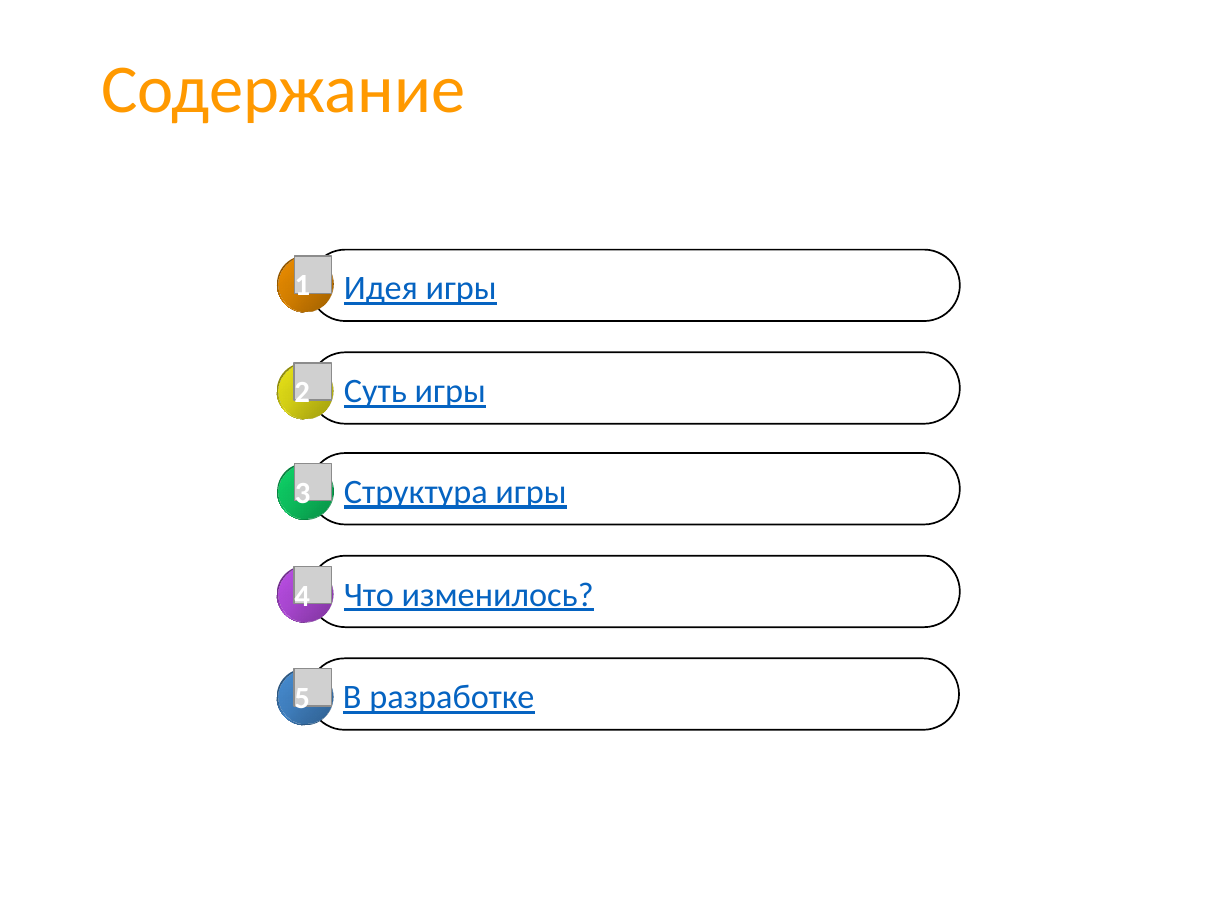
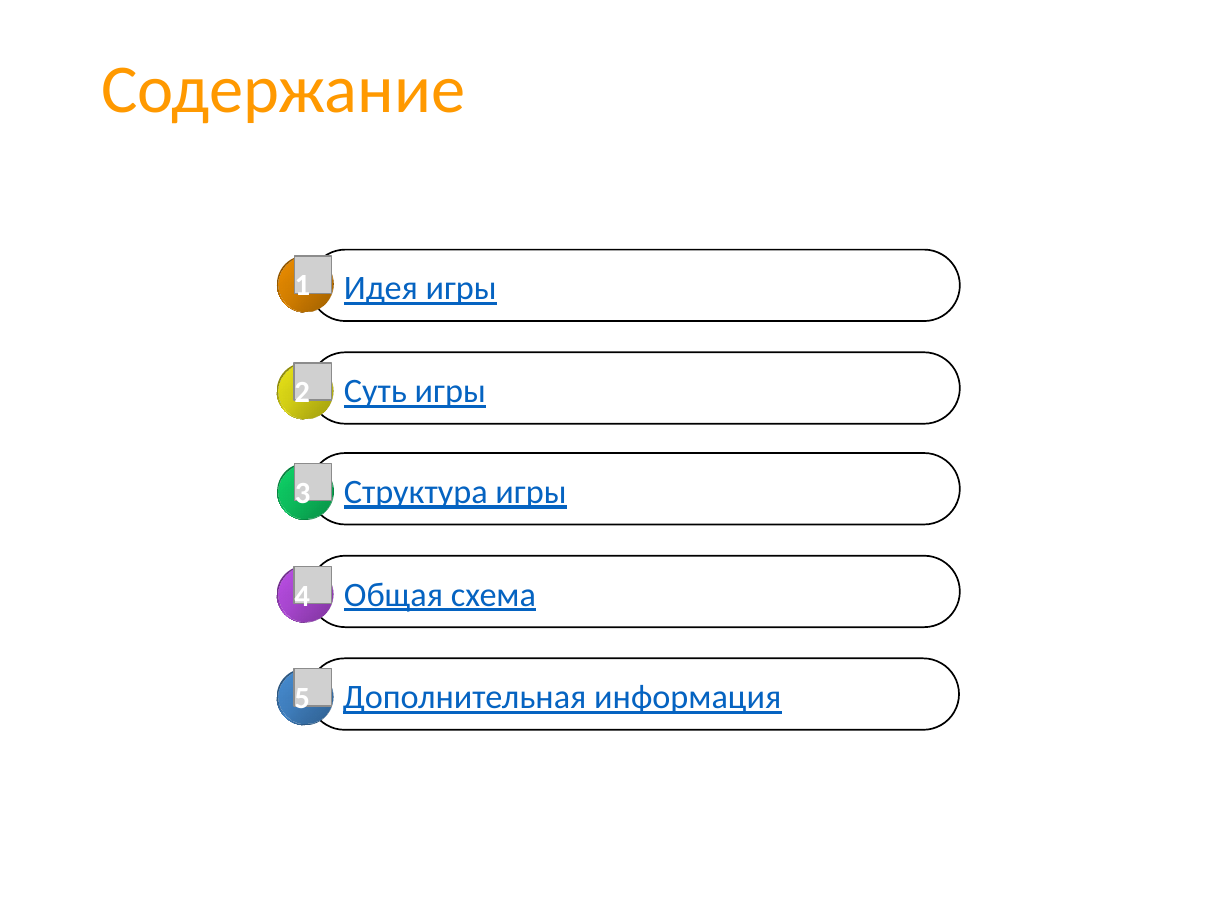
Before and after one commit to CicadaInc/thequiz, a slide deck: slide 2 of presentation.pptx. Drawn at 1232x924 pixels with LibreOffice and Linux fonts; fonts in the diff are those of the drawing; grey boxes stand for pictures; background and template pictures are left out. Boxes give left, top, right and bottom in pixels: in the first picture for what was removed or moved away, otherwise in the second. Text is boxed around its words. In the diff, an @@ line names an element or a change of style, - is before the commit and + after.

```diff
--- a/presentation.pptx
+++ b/presentation.pptx
@@ text at [344, 582, 536, 612]: text changed @@
-Что изменилось?
+Общая схема
@@ text at [343, 685, 781, 714]: text changed @@
-В разработке
+Дополнительная информация
```
Also in this commit, not shown: 2 other slides changed, 8 slides added, 2 slides removed, 3 other files.
